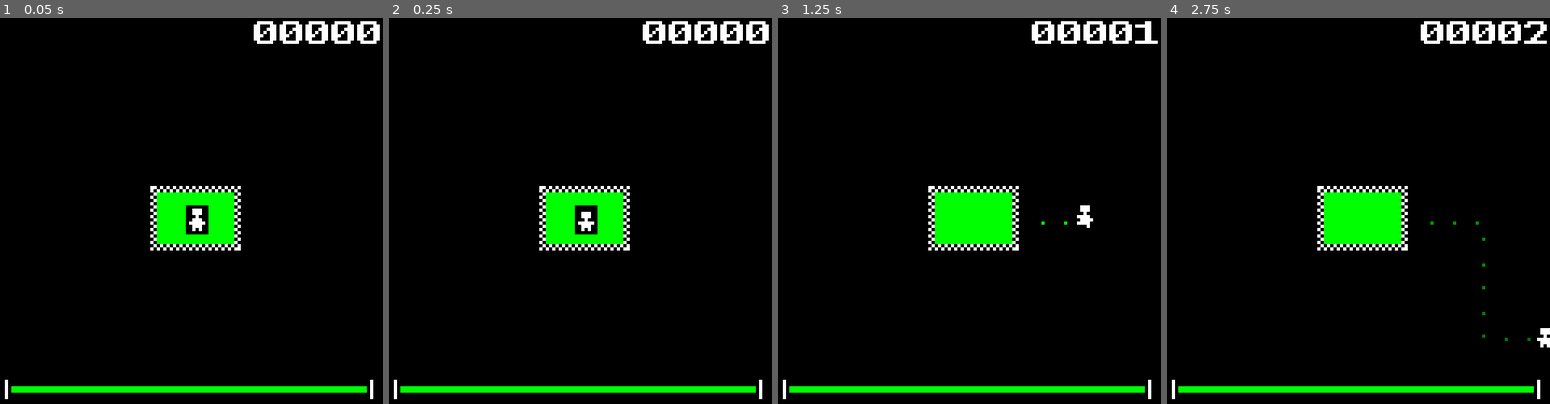
Above: before the commit, frames 1-4 (left to right).
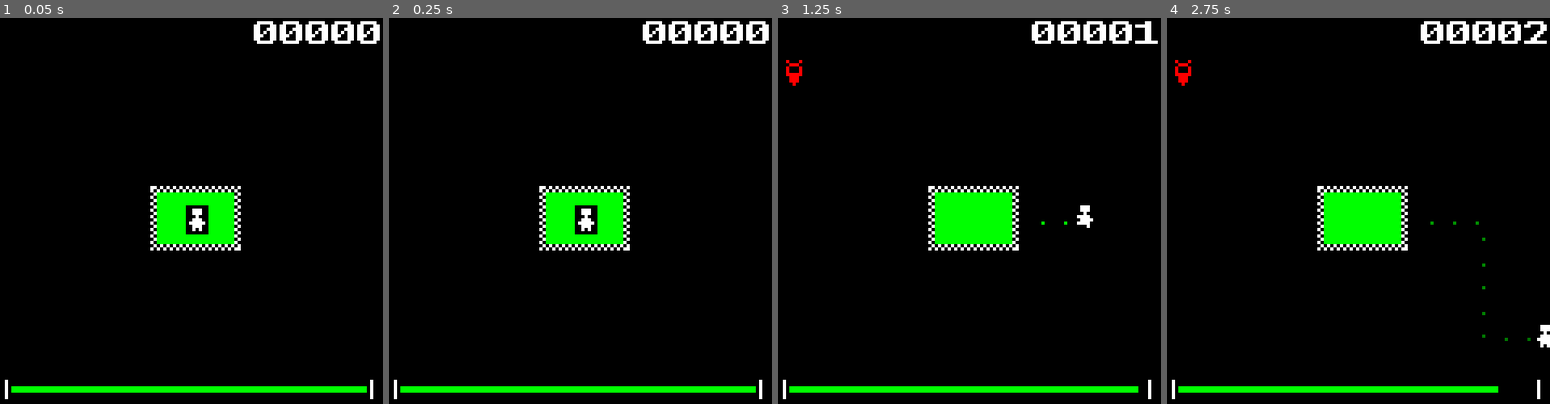
Above: after the commit, the same moments.

Repository: NotJamGames/battery-acid-boy
Game: Godot game, scene res://World/world.tscn
Two runs of this game, one before a commit and one after it. Both use one fixed random seed, a clock stepped at 60 frames per second and the inputs below.
Inputs:
- Up to frame 1 (0.05 s): no input
- Up to frame 2 (0.25 s): no input
- Up to frame 3 (1.25 s): hold Right (move_right) from 0.53 s (still down)
- Up to frame 4 (2.75 s): release Right (move_right) at 1.28 s; hold Down (move_down) 1.28-2.03 s; hold Right (move_right) from 2.03 s (still down)

Frame 1 is identical in both runs. In frame 2, less than 0.1% of the frame differs, in the area x 50-53%, y 49-53%; in frame 3, 0.2%; in frame 4, 0.4%, in the area x 2-100%, y 10-98%.

Commit message:
Enemy spawner, assorted fixes, death sfx

Diff:
--- /dev/null
+++ b/Enemies/enemy.gd
@@ -0,0 +1,22 @@
+class_name Enemy
+extends Node2D
+
+
+var enabled : bool = false
+
+
+func set_enabled(new_state : bool) -> void:
+	enabled = new_state
+	if new_state:
+		flash(7)
+	else:
+		visible = false
+
+
+func flash(max_iterations : int, current_iteration : int = 0) -> void:
+	if current_iteration == max_iterations: return
+
+	visible = not visible
+
+	get_tree().create_timer(.08).timeout.connect\
+			(flash.bind(max_iterations, current_iteration + 1))
--- /dev/null
+++ b/Enemies/enemy_spawner.gd
@@ -0,0 +1,25 @@
+extends Node2D
+
+
+@onready var enemies : Array[Node] = get_children()
+var current_enemy : int = 0
+
+const SPAWN_INTERVAL : float = 8.0
+
+
+func _ready() -> void:
+	for child : Node in enemies:
+		var enemy : Enemy = child as Enemy
+		enemy.set_enabled(false)
+
+	get_tree().create_timer(1.2).timeout.connect(spawn_enemy)
+
+
+func spawn_enemy() -> void:
+	if current_enemy >= enemies.size(): return
+
+	var enemy : Enemy = enemies[current_enemy] as Enemy
+	enemy.set_enabled(true)
+	current_enemy += 1
+
+	get_tree().create_timer(SPAWN_INTERVAL).timeout.connect(spawn_enemy)
--- /dev/null
+++ b/Enemies/enemy_spawner.tscn
@@ -0,0 +1,6 @@
+[gd_scene load_steps=2 format=3 uid="uid://cmqtxulfuo7ep"]
+
+[ext_resource type="Script" path="res://Enemies/enemy_spawner.gd" id="1_oyn5h"]
+
+[node name="EnemySpawner" type="Node2D"]
+script = ExtResource("1_oyn5h")
--- /dev/null
+++ b/Enemies/ghost.gd
@@ -0,0 +1 @@
+extends Enemy
--- /dev/null
+++ b/Enemies/ghost.tscn
@@ -0,0 +1,56 @@
+[gd_scene load_steps=8 format=3 uid="uid://tr77atqcg10r"]
+
+[ext_resource type="Script" path="res://Enemies/ghost.gd" id="1_6kije"]
+[ext_resource type="Texture2D" uid="uid://ej0oene0ebsv" path="res://Enemies/Sprites/ghost.png" id="1_u72t8"]
+
+[sub_resource type="AtlasTexture" id="AtlasTexture_0damh"]
+atlas = ExtResource("1_u72t8")
+region = Rect2(0, 0, 5, 10)
+
+[sub_resource type="AtlasTexture" id="AtlasTexture_pwv2t"]
+atlas = ExtResource("1_u72t8")
+region = Rect2(5, 0, 5, 10)
+
+[sub_resource type="AtlasTexture" id="AtlasTexture_hrdh2"]
+atlas = ExtResource("1_u72t8")
+region = Rect2(10, 0, 5, 10)
+
+[sub_resource type="AtlasTexture" id="AtlasTexture_qmblk"]
+atlas = ExtResource("1_u72t8")
+region = Rect2(15, 0, 5, 10)
+
+[sub_resource type="SpriteFrames" id="SpriteFrames_impql"]
+animations = [{
+"frames": [{
+"duration": 1.0,
+"texture": SubResource("AtlasTexture_0damh")
+}, {
+"duration": 1.0,
+"texture": SubResource("AtlasTexture_pwv2t")
+}, {
+"duration": 1.0,
+"texture": SubResource("AtlasTexture_hrdh2")
+}, {
+"duration": 1.0,
+"texture": SubResource("AtlasTexture_pwv2t")
+}, {
+"duration": 1.0,
+"texture": SubResource("AtlasTexture_0damh")
+}, {
+"duration": 1.0,
+"texture": SubResource("AtlasTexture_qmblk")
+}],
+"loop": true,
+"name": &"Idle",
+"speed": 4.0
+}]
+
+[node name="Ghost" type="Node2D"]
+script = ExtResource("1_6kije")
+
+[node name="AnimatedSprite2D" type="AnimatedSprite2D" parent="."]
+sprite_frames = SubResource("SpriteFrames_impql")
+animation = &"Idle"
+autoplay = "Idle"
+frame_progress = 0.0337884
+centered = false
--- a/Player/player.gd
+++ b/Player/player.gd
@@ -4,6 +4,7 @@
 
 @export var animated_sprite : AnimatedSprite2D
 @export var footsteps : AudioStreamPlayer
+@export var death_sfx : AudioStreamPlayer
 
 const SPEED : float = 48.0
 const MAX_PRINTS : int = 18
@@ -72,4 +73,5 @@
 func die() -> void:
 	set_physics_process(false)
 	animated_sprite.play("Dead")
+	death_sfx.play()
 	died.emit()
--- a/Player/player.tscn
+++ b/Player/player.tscn
@@ -1,10 +1,11 @@
-[gd_scene load_steps=15 format=3 uid="uid://bax4i8c8of5pe"]
+[gd_scene load_steps=16 format=3 uid="uid://bax4i8c8of5pe"]
 
 [ext_resource type="Texture2D" uid="uid://g1h2vm5yahpx" path="res://Player/Sprites/player.png" id="1_b75cl"]
 [ext_resource type="Script" path="res://Player/player.gd" id="1_d0j3i"]
 [ext_resource type="AudioStream" uid="uid://ciwffjvg7f1mo" path="res://Audio/SFX/footstep_0.wav" id="3_1kh4x"]
 [ext_resource type="AudioStream" uid="uid://71ofrq1ul6wo" path="res://Audio/SFX/footstep_1.wav" id="4_cv7uu"]
 [ext_resource type="AudioStream" uid="uid://cp2qb0sm1jl01" path="res://Audio/SFX/footstep_2.wav" id="5_e2qq6"]
+[ext_resource type="AudioStream" uid="uid://doj82r14ff10a" path="res://Audio/SFX/death.wav" id="6_44ij3"]
 
 [sub_resource type="RectangleShape2D" id="RectangleShape2D_5fnnm"]
 size = Vector2(3, 5)
@@ -52,7 +53,7 @@
 }],
 "loop": true,
 "name": &"Idle",
-"speed": 5.0
+"speed": 2.0
 }, {
 "frames": [{
 "duration": 1.5,
@@ -79,11 +80,12 @@
 stream_1/stream = ExtResource("4_cv7uu")
 stream_2/stream = ExtResource("5_e2qq6")
 
-[node name="Player" type="CharacterBody2D" node_paths=PackedStringArray("animated_sprite", "footsteps")]
+[node name="Player" type="CharacterBody2D" node_paths=PackedStringArray("animated_sprite", "footsteps", "death_sfx")]
 texture_filter = 1
 script = ExtResource("1_d0j3i")
 animated_sprite = NodePath("AnimatedSprite2D")
 footsteps = NodePath("Footsteps")
+death_sfx = NodePath("Death")
 
 [node name="CollisionShape2D" type="CollisionShape2D" parent="."]
 position = Vector2(3.5, 5.5)
@@ -91,7 +93,7 @@
 
 [node name="AnimatedSprite2D" type="AnimatedSprite2D" parent="."]
 sprite_frames = SubResource("SpriteFrames_cxilm")
-animation = &"Dead"
+animation = &"Idle"
 autoplay = "Idle"
 centered = false
 
@@ -99,4 +101,8 @@
 stream = SubResource("AudioStreamRandomizer_2tplo")
 volume_db = -12.0
 
+[node name="Death" type="AudioStreamPlayer" parent="."]
+stream = ExtResource("6_44ij3")
+volume_db = -8.0
+
 [connection signal="frame_changed" from="AnimatedSprite2D" to="." method="place_footprint"]
--- a/UI/ui.tscn
+++ b/UI/ui.tscn
@@ -119,7 +119,8 @@
 offset_bottom = -2.0
 grow_horizontal = 2
 grow_vertical = 0
-value = 100.0
+max_value = 112.0
+value = 112.0
 show_percentage = false
 
 [connection signal="pressed" from="HBoxContainer/Replay" to="." method="restart"]
--- a/World/world.tscn
+++ b/World/world.tscn
@@ -1,9 +1,11 @@
-[gd_scene load_steps=8 format=3 uid="uid://crtgsw8ylq6js"]
+[gd_scene load_steps=10 format=3 uid="uid://crtgsw8ylq6js"]
 
 [ext_resource type="PackedScene" uid="uid://bci7slf8woga3" path="res://World/footprint_layer.tscn" id="1_05shr"]
 [ext_resource type="Script" path="res://World/world.gd" id="1_bdbfs"]
 [ext_resource type="PackedScene" uid="uid://bax4i8c8of5pe" path="res://Player/player.tscn" id="1_dx7y5"]
 [ext_resource type="PackedScene" uid="uid://cgcxuvtciqd7a" path="res://World/pool.tscn" id="1_nxnf8"]
+[ext_resource type="PackedScene" uid="uid://cmqtxulfuo7ep" path="res://Enemies/enemy_spawner.tscn" id="4_qybwj"]
+[ext_resource type="PackedScene" uid="uid://tr77atqcg10r" path="res://Enemies/ghost.tscn" id="5_5efe3"]
 [ext_resource type="PackedScene" uid="uid://y5n7g0uu56l2" path="res://UI/ui.tscn" id="5_f8a2x"]
 
 [sub_resource type="RectangleShape2D" id="RectangleShape2D_hgp3n"]
@@ -20,6 +22,20 @@
 
 [node name="Pool" parent="." instance=ExtResource("1_nxnf8")]
 position = Vector2(48, 52)
+
+[node name="EnemySpawner" parent="." instance=ExtResource("4_qybwj")]
+
+[node name="Ghost" parent="EnemySpawner" instance=ExtResource("5_5efe3")]
+position = Vector2(4, 11)
+
+[node name="Ghost3" parent="EnemySpawner" instance=ExtResource("5_5efe3")]
+position = Vector2(111, 98)
+
+[node name="Ghost2" parent="EnemySpawner" instance=ExtResource("5_5efe3")]
+position = Vector2(111, 11)
+
+[node name="Ghost4" parent="EnemySpawner" instance=ExtResource("5_5efe3")]
+position = Vector2(4, 98)
 
 [node name="Player" parent="." instance=ExtResource("1_dx7y5")]
 position = Vector2(59, 57)
Not shown, added: Audio/SFX/death.wav.import
Binary file added: Enemies/Sprites/ghost.png
Not shown, added: Enemies/Sprites/ghost.png.import
Binary file added: Enemies/Sprites/projectile.png
Not shown, added: Enemies/Sprites/projectile.png.import
Not shown, added: Audio/SFX/death.wav
